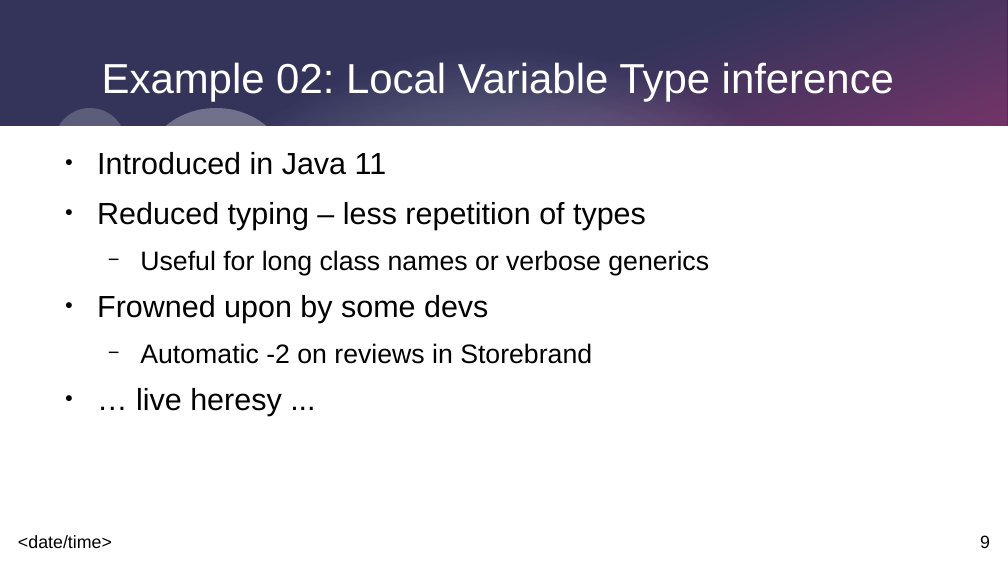
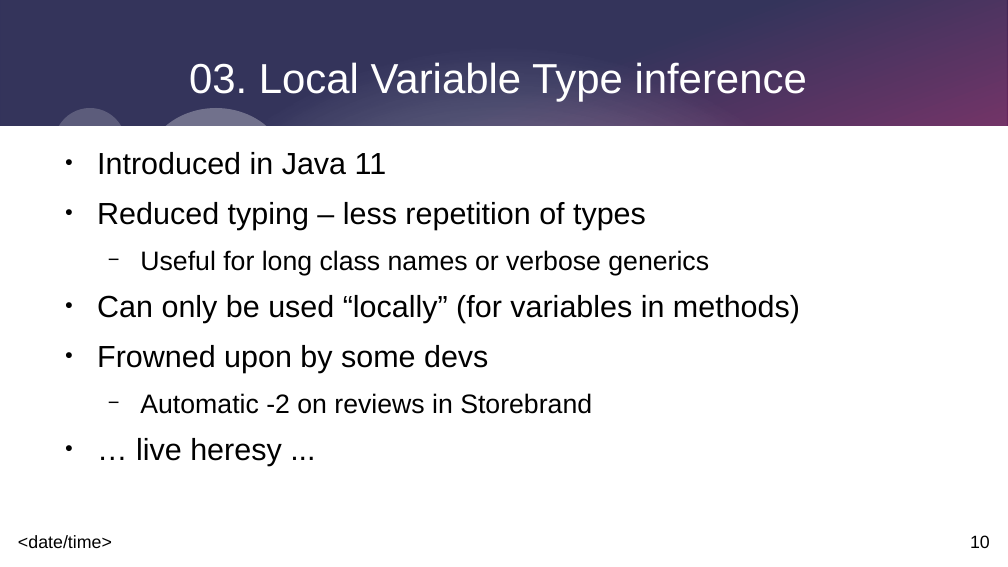
Before and after one commit to johnnyegel/Talk_JavaLatestAndGreatest, a slide deck: slide 10 of Presentation/JavaLatestAndGreatest.odp (slide 9 before the commit). Drawn at 1008x567 pixels with LibreOffice and Linux fonts; fonts in the diff are those of the drawing. Boxes give left, top, right and bottom in pixels: in the first picture for what was removed or moved away, otherwise in the second. Text is boxed around its words. In the diff, an @@ line names an element or a change of style, - is before the commit and + after.

Commit message:
Another example added

```diff
--- a/Presentation/JavaLatestAndGreatest.odp
+++ b/Presentation/JavaLatestAndGreatest.odp
@@ title at bbox=[189, 62, 807, 101]: text changed @@
-Example 02: Local Variable Type inference
+03. Local Variable Type inference
@@ text at bbox=[97, 295, 800, 323]: paragraph added @@
+● Can only be used “locally” (for variables in methods)
@@ page number at bbox=[970, 535, 990, 548]: text changed @@
-9
+10
```
Also in this commit, not shown: 3 other slides changed, 2 slides added, 6 other files.
